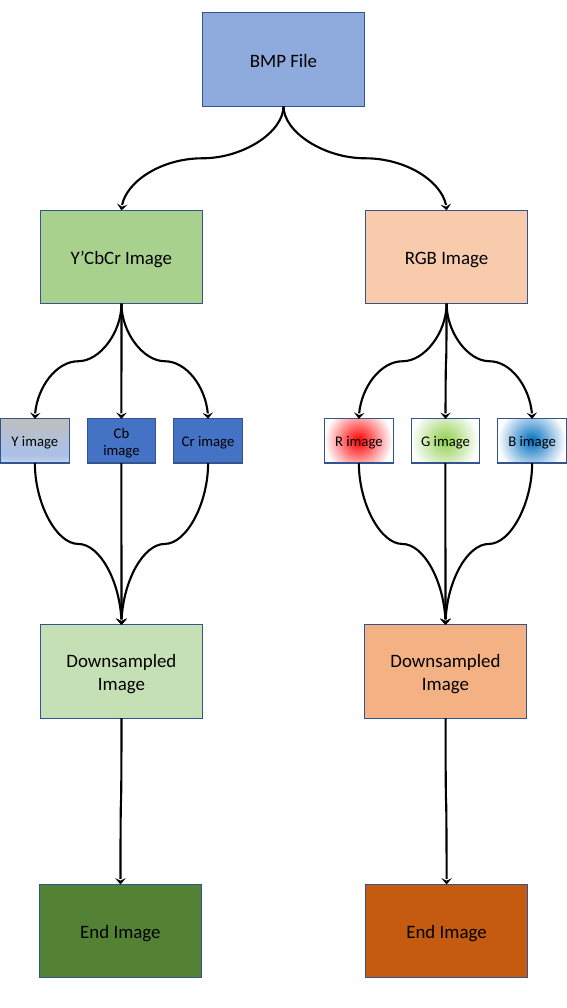
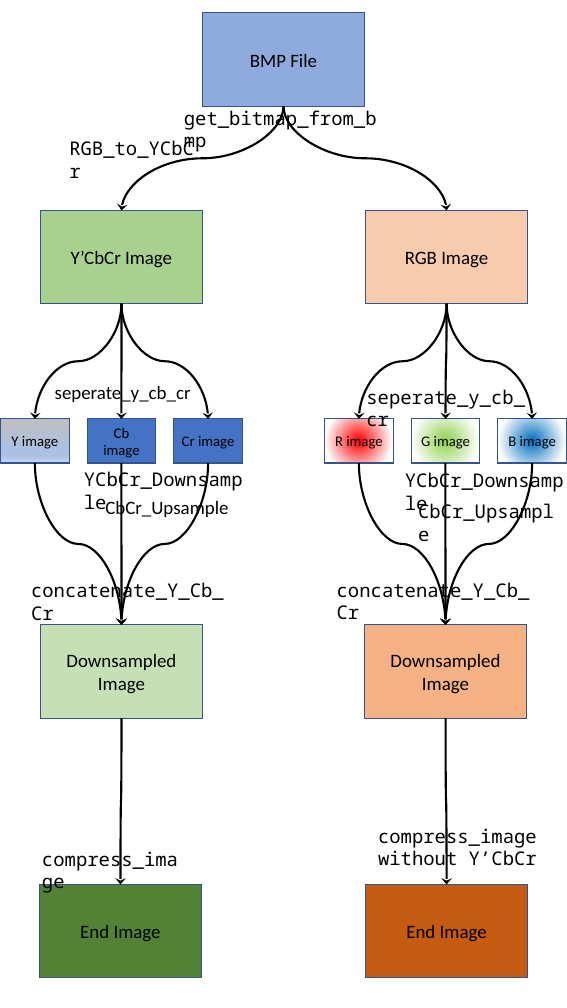
Before and after one commit to jenkins-baruch/python-JPEG, a slide deck: slide 1 of Flowchart/flowchart.pptx. Drawn at 567x1008 pixels with LibreOffice and Linux fonts; fonts in the diff are those of the drawing. Boxes give left, top, right and bottom in pixels: in the first picture for what was removed or moved away, otherwise in the second. Text is boxed around its words. In the diff, an @@ line names an element or a change of style, - is before the commit and + after.

```diff
--- a/Flowchart/flowchart.pptx
+++ b/Flowchart/flowchart.pptx
@@ text added at (x1=184, y1=107, x2=377, y2=131), 18 pt, text #000000 @@
+get_bitmap_from_bmp
@@ text added at (x1=69, y1=138, x2=243, y2=492), 18 pt, text #000000 @@
+RGB_to_YCbCr
@@ text added at (x1=55, y1=383, x2=191, y2=404), 18 pt, text #000000 @@
+seperate_y_cb_cr
@@ text added at (x1=366, y1=386, x2=525, y2=433), 18 pt, text #000000 @@
+seperate_y_cb_cr
@@ text added at (x1=76, y1=464, x2=259, y2=494), 18 pt, text #000000 @@
+YCbCr_Downsample
@@ text added at (x1=405, y1=469, x2=564, y2=493), 18 pt, text #000000 @@
+YCbCr_Downsample
@@ text added at (x1=105, y1=499, x2=228, y2=520), 18 pt, text #000000 @@
+CbCr_Upsample
@@ text added at (x1=418, y1=500, x2=554, y2=524), 18 pt, text #000000 @@
+CbCr_Upsample
@@ text added at (x1=31, y1=580, x2=224, y2=626), 18 pt, text #000000 @@
+concatenate_Y_Cb_Cr
@@ text added at (x1=337, y1=579, x2=530, y2=620), 18 pt, text #000000 @@
+concatenate_Y_Cb_Cr
@@ text added at (x1=378, y1=825, x2=537, y2=872), 18 pt, text #000000 @@
+compress_image without Y’CbCr
@@ text added at (x1=42, y1=848, x2=178, y2=941), 18 pt, text #000000 @@
+compress_image
```
Also in this commit, not shown: 2 other files.
